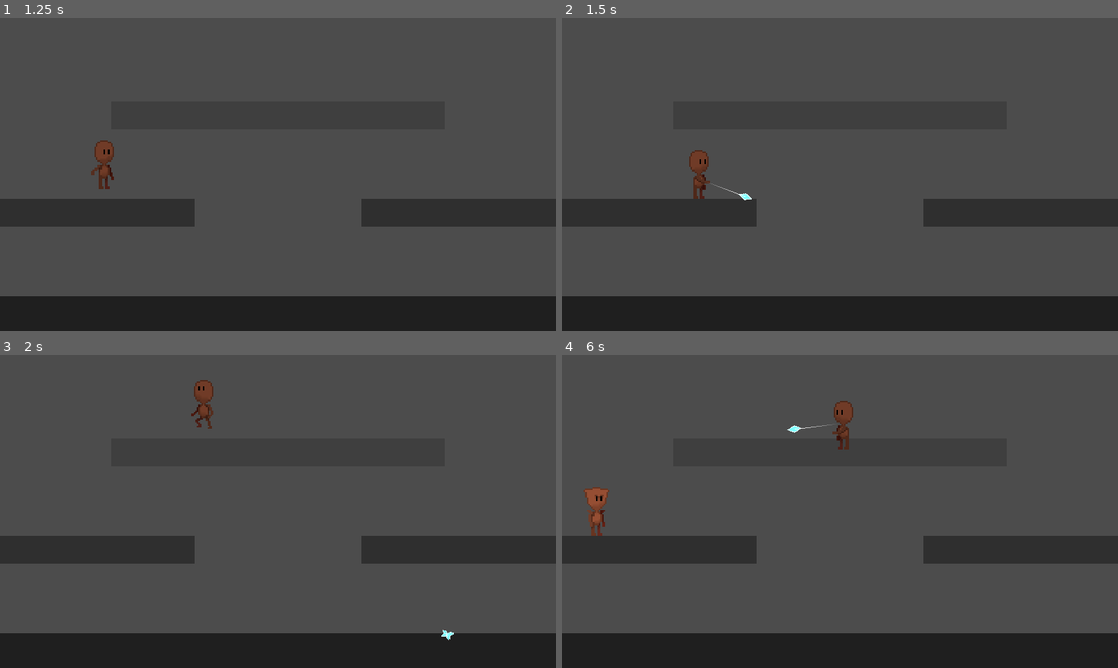
Above: before the commit, frames 1-4 (two rows, left to right).
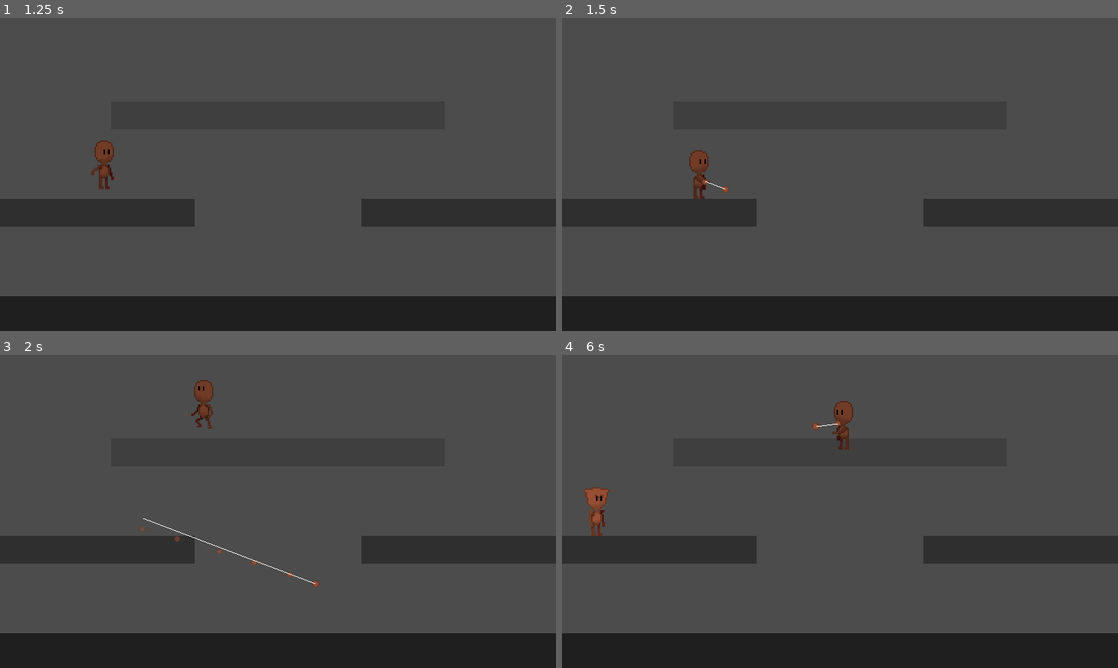
Above: after the commit, the same moments.

Repository: zhyrin0/through-the-looking-glass
Game: Godot game, scene res://tests/level/test.tscn
Same seed, same stepped clock (60 frames per second), same inputs: the game is played once before the commit and once after it. This scene is started directly instead of the project's main scene. Sound files missing from this copy of the repository are replaced by a short silence.
Inputs (mouse positions are in pixels of both pictures, inside the frame that each line leads up to):
- Up to frame 1 (1.25 s): tap Enter at 0.5 s; move the mouse to (400, 158) at 0.52 s; press the mouse at (400, 158) at 0.53 s; hold D (move_right) from 0.53 s (still down); tap Space (move_jump) at 0.77 s
- Up to frame 2 (1.5 s): keep holding D (move_right); move the mouse to (728, 190) at 1.27 s; release the mouse at (728, 190) at 1.28 s; tap S (move_fall) at 1.35 s
- Up to frame 3 (2 s): keep holding D (move_right); tap Space (move_jump) at 1.52 s
- Up to frame 4 (6 s): move the mouse to (895, 442) at 2.02 s; release D (move_right) at 2.03 s; hold A (move_left) 2.03-2.78 s; right-click (895, 442) at 2.1 s; move the mouse to (812, 574) at 2.77 s; hold D (move_right) 2.78-4.28 s; click (812, 574) at 2.85 s; tap Space (move_jump) at 3.02, 3.77, 4.52, 5 s; move the mouse to (1006, 558) at 3.52 s; tap S (move_fall) at 3.6, 5.85 s; move the mouse to (673, 464) at 4.27 s; hold A (move_left) 4.28-5.03 s; right-click (673, 464) at 4.35 s; move the mouse to (867, 511) at 5.02 s; press the mouse at (867, 511) at 5.03 s; hold D (move_right) 5.03-5.78 s; move the mouse to (756, 433) at 5.77 s; release the mouse at (756, 433) at 5.78 s; hold A (move_left) from 5.78 s (still down)

Frame 1 is identical in both runs. In frame 2, less than 0.1% of the frame differs, in the area x 25-35%, y 51-59%; in frame 3, 0.2%, in the area x 25-82%, y 52-92%; in frame 4, less than 0.1%.

Commit message:
Projectile transitioning

Diff:
--- a/src/character/character_base.gd
+++ b/src/character/character_base.gd
@@ -54,7 +54,7 @@
 
 func _attack(p_owner: int, target_pos: Vector2, is_strong: bool) -> void:
 	var projectile := ProjectileScene.instance() as Projectile
-	projectile.init(p_owner, projectile_pos.global_position,
+	projectile.init(state, p_owner, projectile_pos.global_position,
 			(target_pos - projectile_pos.global_position).normalized(), is_strong)
 	get_parent().add_child(projectile)
 
--- a/src/projectile/projectile.gd
+++ b/src/projectile/projectile.gd
@@ -6,22 +6,38 @@
 	ENEMY = 1,
 }
 
+enum State {
+	CLAY = 0,
+	GLASS = 1,
+}
+
 export(int) var speed: int
 var start_global_pos := Vector2.ZERO
 var direction := Vector2.ZERO
 var is_strong := false
 var collided := false
+var state: int = State.CLAY
 onready var area := $Area2D as Area2D
+onready var fly_particles := $FlyParticles as Particles2D
 onready var shatter_particles := $ShatterParticles as Particles2D
 onready var shatter_audio := $ShatterAudio as AudioStreamPlayer
 onready var delete_timer := $DeleteTimer as Timer
+onready var shader := material as ShaderMaterial
 
 
-func init(p_owner: int, p_start_global_pos: Vector2, p_direction: Vector2, p_is_strong: bool) -> void:
+func init(p_state: int, p_owner: int, p_start_global_pos: Vector2, p_direction: Vector2, p_is_strong: bool) -> void:
 	start_global_pos = p_start_global_pos
 	direction = p_direction
 	is_strong = p_is_strong
 	yield(self, "ready")
+
+	state = p_state
+	shader.set_shader_param("transition", 0.0)
+	shader.set_shader_param("to_state", 1 - p_state)
+	if state == State.CLAY:
+		speed *= 0.5
+	fly_particles.visible = state == State.CLAY
+	shatter_particles.visible = state == State.GLASS
 
 	global_position = p_start_global_pos
 	rotation = direction.angle()
@@ -48,6 +64,19 @@
 	draw_polyline_colors([to_local(start_global_pos), to_local(global_position)], colors)
 
 
+func set_transition_initial_values(to_state: int, orb_screen_uv: Vector2) -> void:
+	state = to_state
+	fly_particles.visible = state == State.CLAY
+	shatter_particles.visible = state == State.GLASS
+	shader.set_shader_param("transition", 0.0)
+	shader.set_shader_param("to_state", to_state)
+	shader.set_shader_param("orb_screen_uv", orb_screen_uv)
+
+
+func animate_transition(transition: float) -> void:
+	shader.set_shader_param("transition", transition)
+
+
 func _on_Area2D_body_entered(body: Node) -> void:
 	if collided:
 		return
@@ -56,8 +85,12 @@
 	if body.has_method("on_hit"):
 		body.call("on_hit")
 	self_modulate = Color.transparent
+	fly_particles.emitting = false
 	shatter_particles.emitting = true
-	shatter_audio.play()
+	if state == State.GLASS:
+		shatter_audio.play()
+	else:
+		queue_free()
 	delete_timer.stop()
 	set_process(false)
 	set_physics_process(false)
--- a/src/projectile/projectile.tscn
+++ b/src/projectile/projectile.tscn
@@ -1,10 +1,47 @@
-[gd_scene load_steps=9 format=2]
+[gd_scene load_steps=16 format=2]
 
 [ext_resource path="res://src/projectile/projectile.gd" type="Script" id=1]
 [ext_resource path="res://src/projectile/assets/shoot.wav" type="AudioStream" id=2]
 [ext_resource path="res://src/projectile/assets/shatter.wav" type="AudioStream" id=3]
 [ext_resource path="res://src/projectile/assets/projectile.png" type="Texture" id=4]
 [ext_resource path="res://src/projectile/assets/projectile_shatter.png" type="Texture" id=5]
+[ext_resource path="res://assets/kaleidoscope.png" type="Texture" id=6]
+[ext_resource path="res://src/projectile/assets/projectile_alt.png" type="Texture" id=7]
+[ext_resource path="res://assets/transitioning.gdshader" type="Shader" id=8]
+
+[sub_resource type="ShaderMaterial" id=7]
+shader = ExtResource( 8 )
+shader_param/to_state = 1
+shader_param/kaleidoscope_width = 0.1
+shader_param/kaleidoscope_time_scale = 3.5
+shader_param/kaleidoscope_intensity = 0.35
+shader_param/color_1 = Color( 0.937255, 0.984314, 0.509804, 1 )
+shader_param/color_2 = Color( 0.690196, 1, 0.478431, 1 )
+shader_param/color_3 = Color( 0.529412, 1, 0.890196, 1 )
+shader_param/color_4 = Color( 0.184314, 0.541176, 1, 1 )
+shader_param/color_5 = Color( 0.933333, 0.54902, 1, 1 )
+shader_param/color_6 = Color( 1, 0.470588, 0.470588, 1 )
+shader_param/orb_screen_uv = Vector2( 0, 0 )
+shader_param/transition = 0.0
+shader_param/alt_texture = ExtResource( 4 )
+shader_param/kaleidoscope_texture = ExtResource( 6 )
+
+[sub_resource type="Gradient" id=4]
+colors = PoolColorArray( 1, 1, 1, 1, 1, 1, 1, 0 )
+
+[sub_resource type="GradientTexture" id=5]
+gradient = SubResource( 4 )
+
+[sub_resource type="ParticlesMaterial" id=6]
+flag_disable_z = true
+direction = Vector3( 0, 1, 0 )
+spread = 25.0
+gravity = Vector3( 0, 98, 0 )
+initial_velocity = 15.0
+orbit_velocity = 0.0
+orbit_velocity_random = 0.0
+scale = 0.85
+color_ramp = SubResource( 5 )
 
 [sub_resource type="Gradient" id=1]
 colors = PoolColorArray( 1, 1, 1, 1, 1, 1, 1, 0 )
@@ -26,8 +63,9 @@
 scale_random = 0.1
 color_ramp = SubResource( 2 )
 
-[node name="Projectile" type="Sprite"]
-texture = ExtResource( 4 )
+[node name="Projectile" type="Sprite" groups=["transitioning"]]
+material = SubResource( 7 )
+texture = ExtResource( 7 )
 script = ExtResource( 1 )
 __meta__ = {
 "_edit_group_": true
@@ -40,6 +78,12 @@
 
 [node name="CollisionPolygon2D" type="CollisionPolygon2D" parent="Area2D"]
 polygon = PoolVector2Array( -4, 0, 0, -2, 4, 0, 0, 2 )
+
+[node name="FlyParticles" type="Particles2D" parent="."]
+show_behind_parent = true
+local_coords = false
+process_material = SubResource( 6 )
+texture = ExtResource( 7 )
 
 [node name="ShatterParticles" type="Particles2D" parent="."]
 show_behind_parent = true
